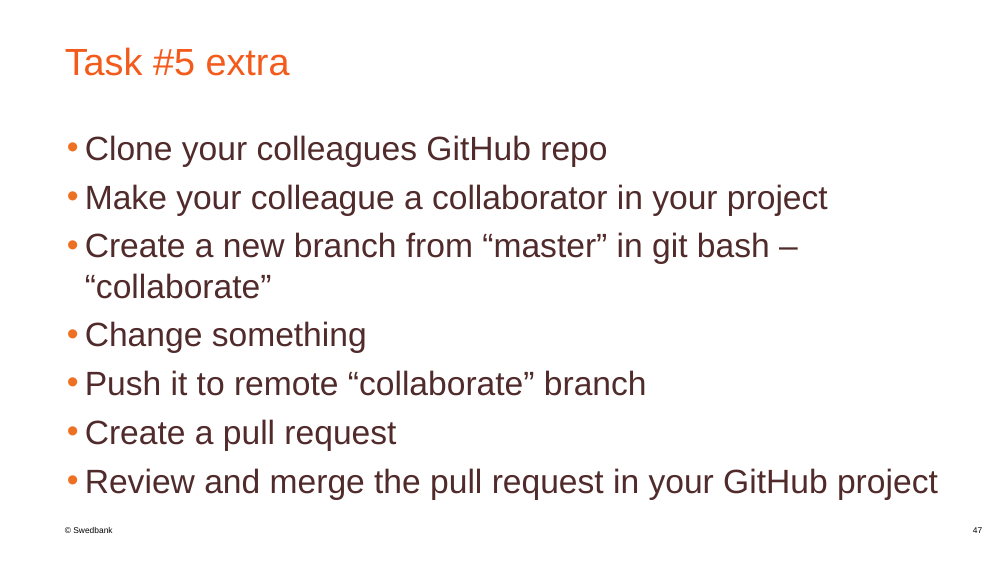
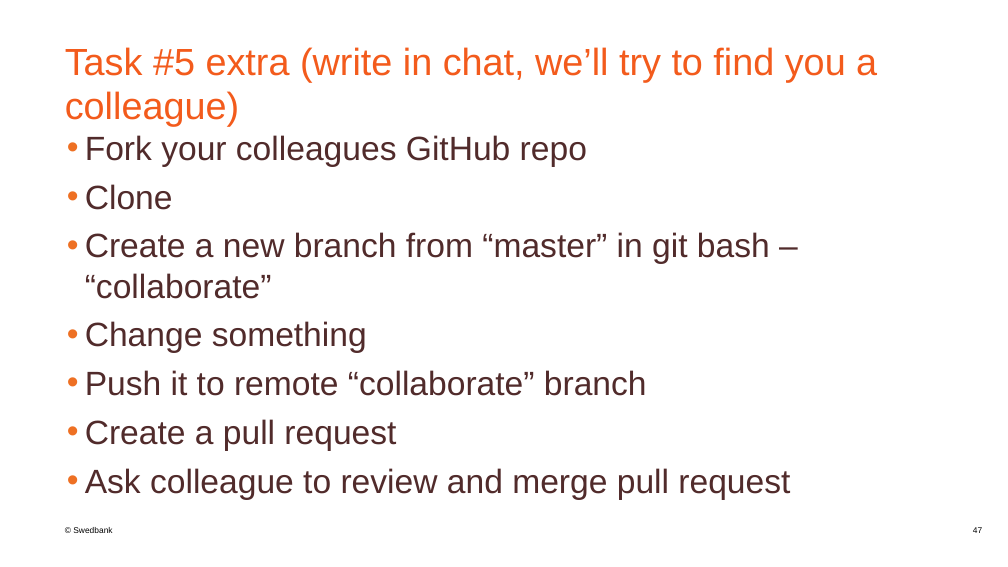
Before and after one commit to JurgisSi/git-slides, a slide deck: slide 47 of GIT pagrindai.pptx. Drawn at 1008x567 pixels with LibreOffice and Linux fonts; fonts in the diff are those of the drawing; background and template pictures are left out. Boxes give left, top, right and bottom in pixels: in the first picture for what was removed or moved away, otherwise in the second. Text is boxed around its words. In the diff, an @@ line names an element or a change of style, - is before the commit and + after.

Commit message:
changed tasks

```diff
--- a/GIT pagrindai.pptx
+++ b/GIT pagrindai.pptx
@@ title at box(65, 47, 877, 126): text changed @@
-Task #5 extra
+Task #5 extra (write in chat, we’ll try to find you a colleague)
@@ text at box(85, 135, 587, 210): text changed @@
-• Clone your colleagues GitHub repo
-• Make your colleague a collaborator in your project
+• Fork your colleagues GitHub repo
+• Clone
@@ text at box(85, 468, 790, 500): text changed @@
-• Review and merge the pull request in your GitHub project
+• Ask colleague to review and merge pull request
```
